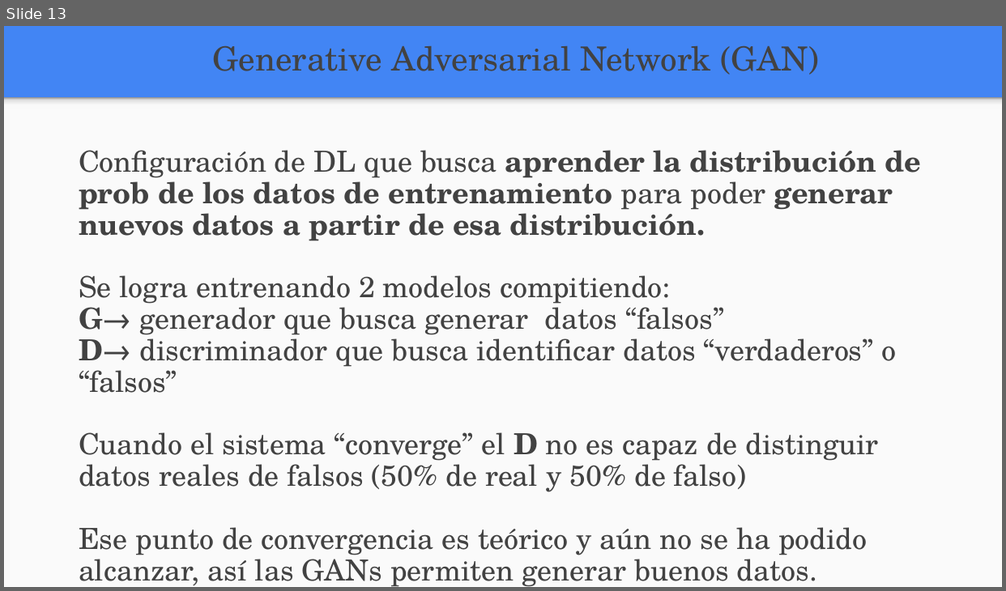
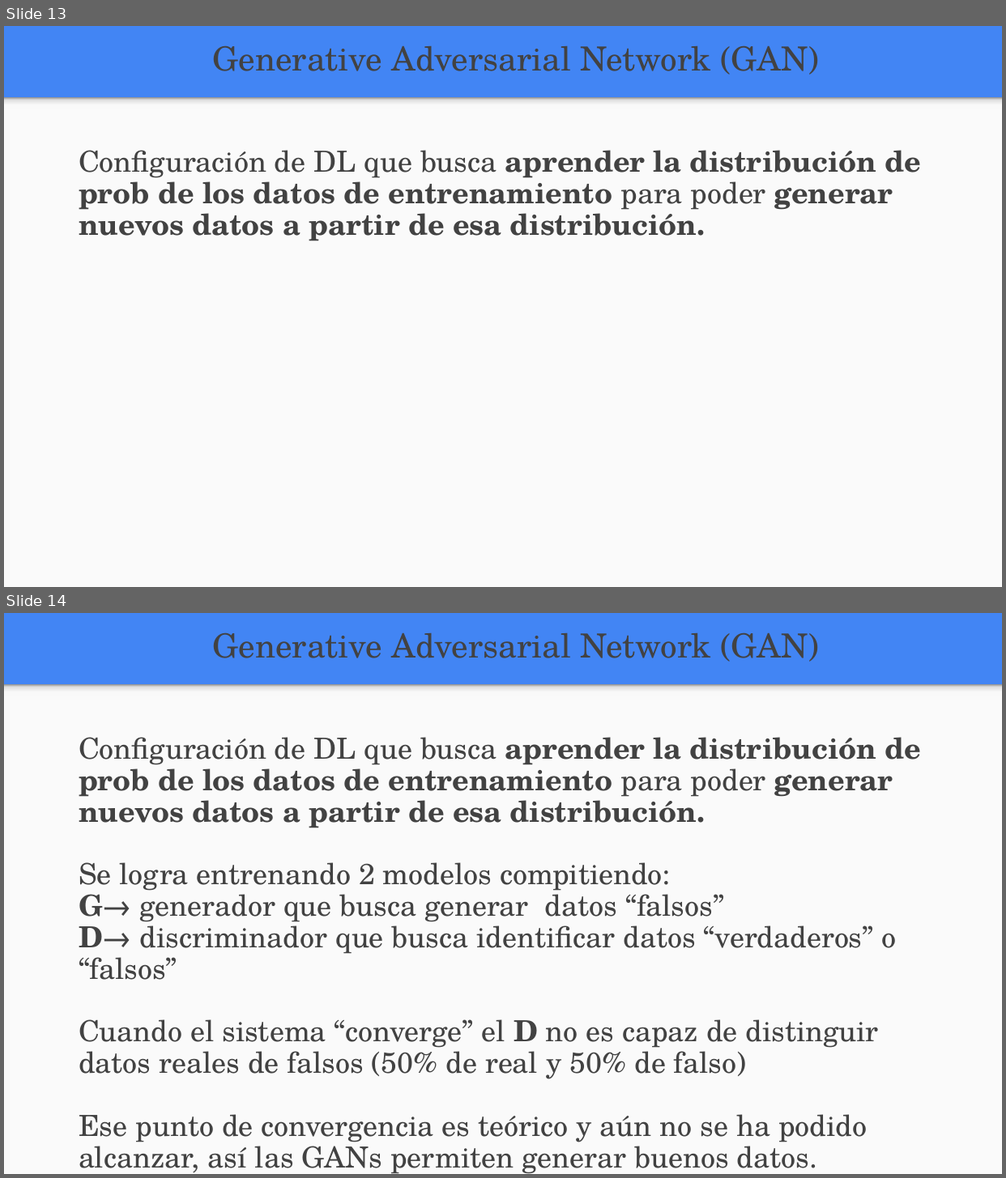
Before and after one commit to FIUBA-Posgrado-Inteligencia-Artificial/aprendizaje_profundo, a slide deck: clase_8/teoria/clase_8.pptx. Shown one above the other, each under a label of ours: slide 13 before the commit, slides 13 and 14 after it. The pictures are 1006x591 and 1006x1178 pixels, drawn with LibreOffice and Linux fonts; fonts in the diff are those of the drawing. Boxes give left, top, right and bottom in pixels: in the first picture for what was removed or moved away, otherwise in the second. Text is boxed around its words. In the diff, an @@ line names an element or a change of style, - is before the commit and + after.

```diff
--- a/clase_8/teoria/clase_8.pptx
+++ b/clase_8/teoria/clase_8.pptx
@@ slide 13 added at [4,26,1002,587], background #4285F4; not listed: 2 template elements that a slide beside it also shows @@
@@ text added at [213,45,819,75], 24 pt, text #424242 @@
+Generative Adversarial Network (GAN)
@@ text added at [79,150,921,241], 21 pt, text #424242, bold @@
+Configuración de DL que busca aprender la distribución de prob de los datos de entrenamiento para poder generar nuevos datos a partir de esa distribución.
@@ what was slide 13 is now slide 14 @@
```
Also in this commit, not shown: 2 slides changed, 7 other files.
